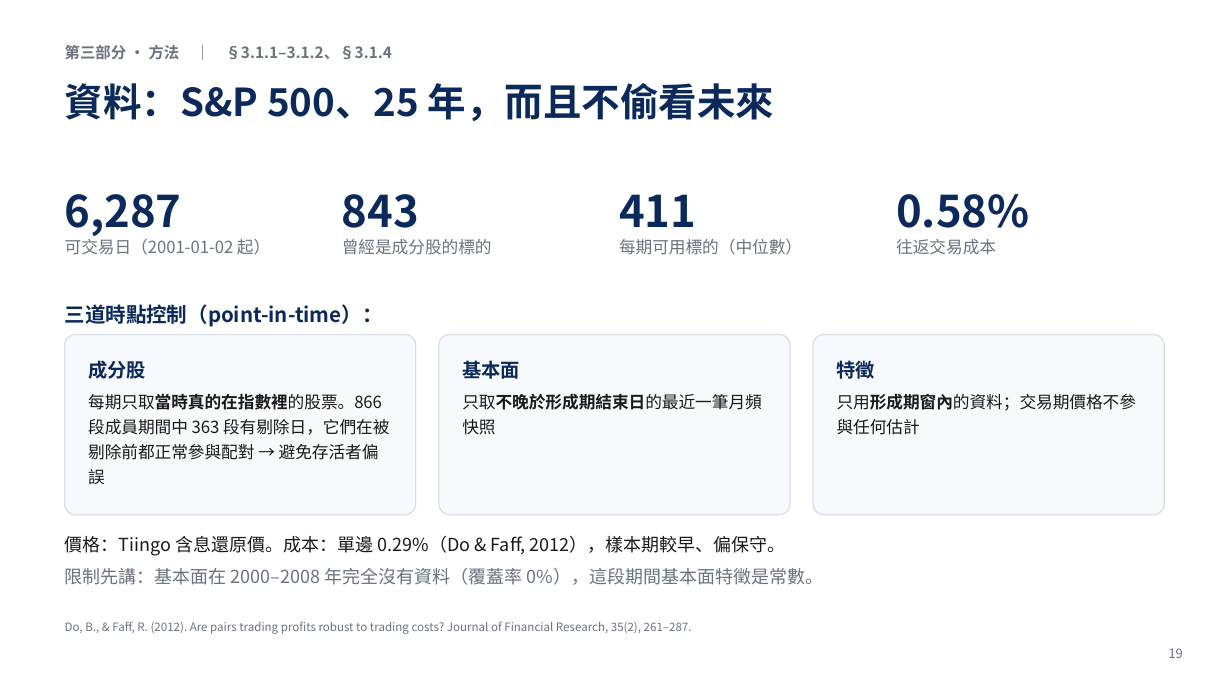
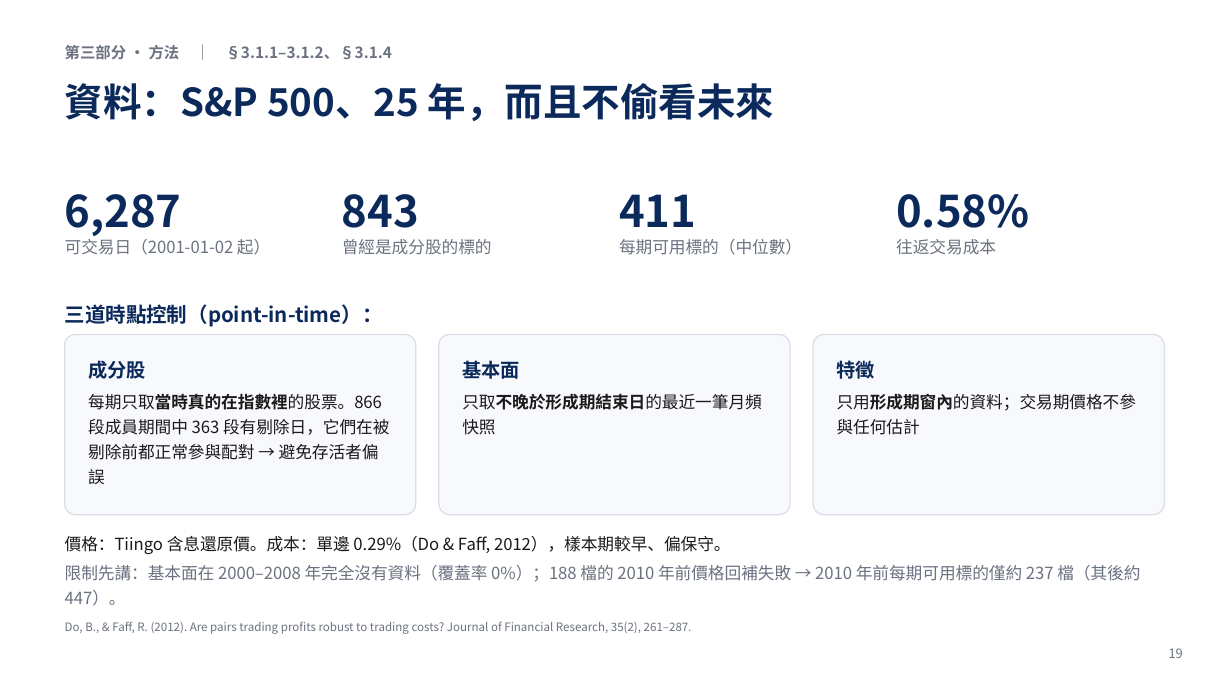
Before and after one commit to LerajieAsta/pairtrade_trainingproject, a slide deck: slide 19 of thesis/1150922_60min.pptx. Drawn at 1232x693 pixels with LibreOffice and Linux fonts; fonts in the diff are those of the drawing. Boxes give left, top, right and bottom in pixels: in the first picture for what was removed or moved away, otherwise in the second. Text is boxed around its words. In the diff, an @@ line names an element or a change of style, - is before the commit and + after.

```diff
--- a/thesis/1150922_60min.pptx
+++ b/thesis/1150922_60min.pptx
@@ text at <box>65,536,731,554</box>: size 14 to 13 pt in "價格：Tiingo 含息還原價。成本：單邊 0.29%（Do & Faff, 2012），樣本期較早、偏保守。"; less space between paragraphs @@
@@ text at <box>65,565,1140,606</box>: text changed; size 14 to 13 pt @@
-限制先講：基本面在 2000–2008 年完全沒有資料（覆蓋率 0%），這段期間基本面特徵是常數。
+限制先講：基本面在 2000–2008 年完全沒有資料（覆蓋率 0%）；188 檔的 2010 年前價格回補失敗 → 2010 年前每期可用標的僅約 237 檔（其後約 447）。
```
Also in this commit, not shown: 1 other file.
